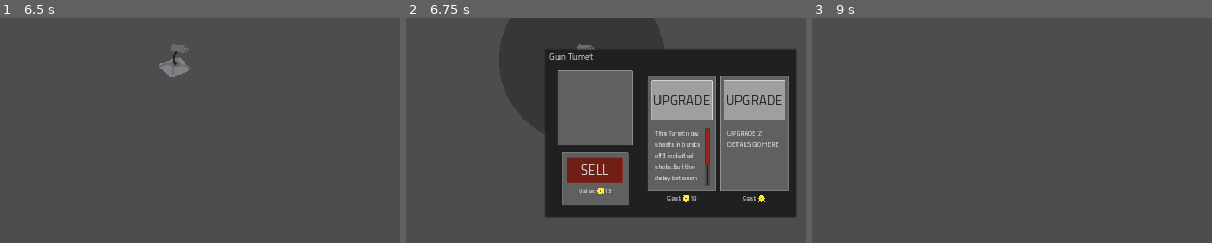
Above: before the commit, frames 1-3 (left to right).
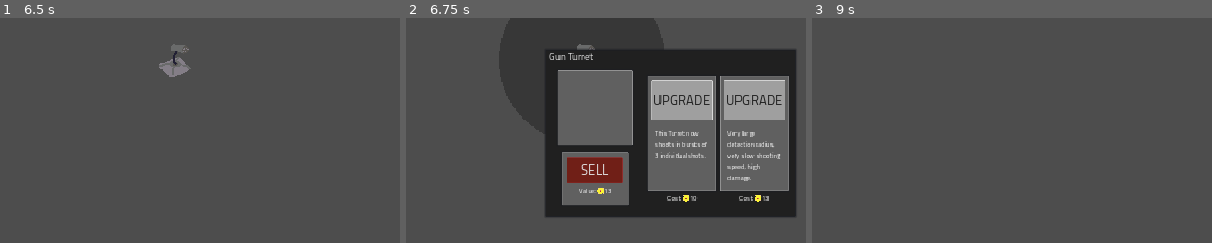
Above: after the commit, the same moments.

Repository: MindVisceral/BoneTD
Game: Godot game, scene res://Levels/Level1/Level1.tscn
Same seed, same stepped clock (60 frames per second), same inputs: the game is played once before the commit and once after it. This scene is started directly instead of the project's main scene. The engine's default icon, where the game draws it, is replaced by a stand-in: a white triangle on a blue panel in a dark square.
Inputs (mouse positions are % of the whole screen's width and height, from its top left):
- Up to frame 1 (6.5 s): click "NEXT ROUND" at 0.5 s; click (95, 4) at 1.25 s; click "SPEED UP" at 2 s; click (95, 4) at 2.75 s; click "SPEED UP" at 3.5 s; click (95, 4) at 4.25 s; click "SPEED UP" at 5 s; move the mouse to (72, 45) at 5.77 s; click (72, 45) at 5.85 s
- Up to frame 2 (6.75 s): click (72, 45) at 6.5 s
- Up to frame 3 (9 s): click (83, 44) at 7.25 s; click (83, 79) at 8 s; click "SELL" at 8.75 s
The pictures show only the part of the screen within x 50-100%, y 36-86%; the shares and areas given below are measured in that part.

Frame 1 is identical in both runs. In frame 2, 1.4% of the frame differs, in the area x 62-94%, y 48-82%; in frame 3, nothing differs.

Commit message:
Added a new GunTurret Upgrade - Sniper

Diff:
--- a/Entities/Towers/GunTurret/GunTurret.tscn
+++ b/Entities/Towers/GunTurret/GunTurret.tscn
@@ -1,10 +1,11 @@
-[gd_scene load_steps=9 format=3 uid="uid://c34u3lp40uq6y"]
+[gd_scene load_steps=10 format=3 uid="uid://c34u3lp40uq6y"]
 
 [ext_resource type="PackedScene" uid="uid://dn0yn7md0iu0y" path="res://Entities/Towers/DirectTower/DirectTower.tscn" id="1_5b2p6"]
 [ext_resource type="PackedScene" uid="uid://dv57srrnagcgo" path="res://Entities/Towers/BaseTower/BaseHitEffect.tscn" id="2_pvoay"]
 [ext_resource type="Texture2D" uid="uid://dbuegf60t4tck" path="res://placeholder_4.png" id="2_som8n"]
 [ext_resource type="PackedScene" uid="uid://orrfapo7vqan" path="res://Entities/Towers/GunTurret/Upgrades/BurstGunTurret.tscn" id="2_v6uwq"]
 [ext_resource type="Script" path="res://Resources/DamageData.gd" id="3_qupad"]
+[ext_resource type="PackedScene" uid="uid://b8cx22nh2de5i" path="res://Entities/Towers/GunTurret/Upgrades/SniperGunTurret.tscn" id="5_mj44r"]
 
 [sub_resource type="Resource" id="Resource_wbajn"]
 script = ExtResource("3_qupad")
@@ -23,7 +24,9 @@
 shot_delay = 1.2
 tower_base_cost = 15
 upgrade_1 = ExtResource("2_v6uwq")
-upgrade_1_details = "This Turret now shoots in bursts of 3 individual shots, but the delay between burst is higher than singular shots."
+upgrade_1_details = "This Turret now shoots in bursts of 3 individual shots."
+upgrade_2 = ExtResource("5_mj44r")
+upgrade_2_details = "Very large detection radius, very slow shooting speed, high damage."
 
 [node name="TowerRangeVisuals" parent="." index="0"]
 scale = Vector2(0.78125, 0.78125)
--- /dev/null
+++ b/Entities/Towers/GunTurret/Upgrades/SniperGunTurret.tscn
@@ -0,0 +1,39 @@
+[gd_scene load_steps=8 format=3 uid="uid://b8cx22nh2de5i"]
+
+[ext_resource type="PackedScene" uid="uid://dn0yn7md0iu0y" path="res://Entities/Towers/DirectTower/DirectTower.tscn" id="1_ab1dw"]
+[ext_resource type="Texture2D" uid="uid://dbuegf60t4tck" path="res://placeholder_4.png" id="2_1mvl4"]
+[ext_resource type="PackedScene" uid="uid://dv57srrnagcgo" path="res://Entities/Towers/BaseTower/BaseHitEffect.tscn" id="2_bccji"]
+[ext_resource type="Script" path="res://Resources/DamageData.gd" id="3_khhmq"]
+
+[sub_resource type="Resource" id="Resource_gn6jj"]
+script = ExtResource("3_khhmq")
+damage_value = 4.0
+hit_effect = ExtResource("2_bccji")
+
+[sub_resource type="CircleShape2D" id="CircleShape2D_klaj5"]
+radius = 150.0
+
+[sub_resource type="CircleShape2D" id="CircleShape2D_q7ol7"]
+radius = 12.0
+
+[node name="SniperGunTurret" instance=ExtResource("1_ab1dw")]
+damage_data = SubResource("Resource_gn6jj")
+ingame_name = "Sniper Turret"
+shot_delay = 5.0
+tower_base_cost = 13
+
+[node name="TowerRangeVisuals" parent="." index="0"]
+scale = Vector2(2.34375, 2.34375)
+
+[node name="Collider" parent="TowerRange" index="0"]
+shape = SubResource("CircleShape2D_klaj5")
+
+[node name="Sprite" parent="." index="4"]
+self_modulate = Color(1, 0.07, 0.07, 1)
+scale = Vector2(0.4, 0.4)
+texture = ExtResource("2_1mvl4")
+
+[node name="Collider" parent="." index="5"]
+shape = SubResource("CircleShape2D_q7ol7")
+
+[editable path="TowerRange"]
